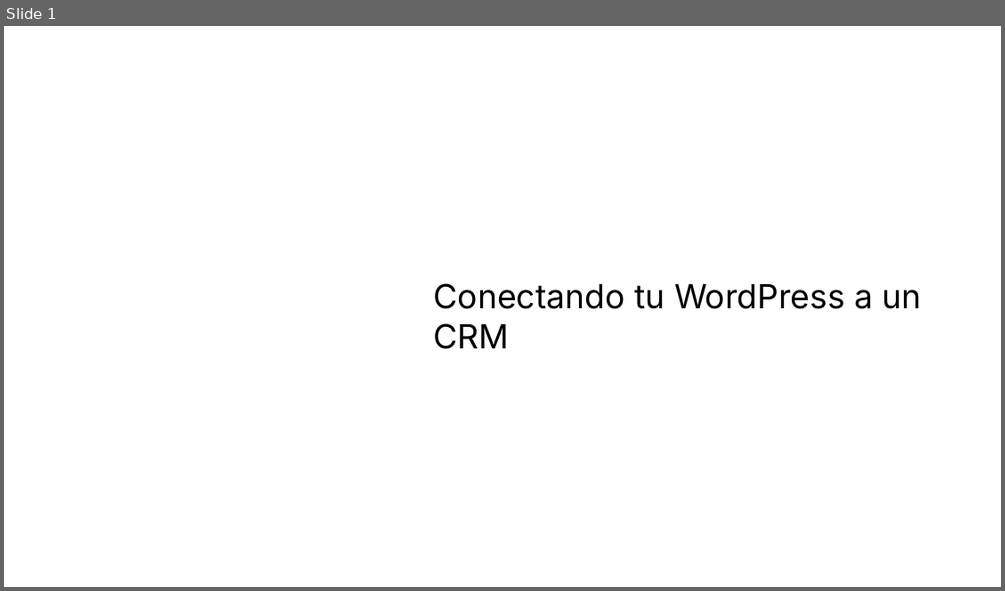
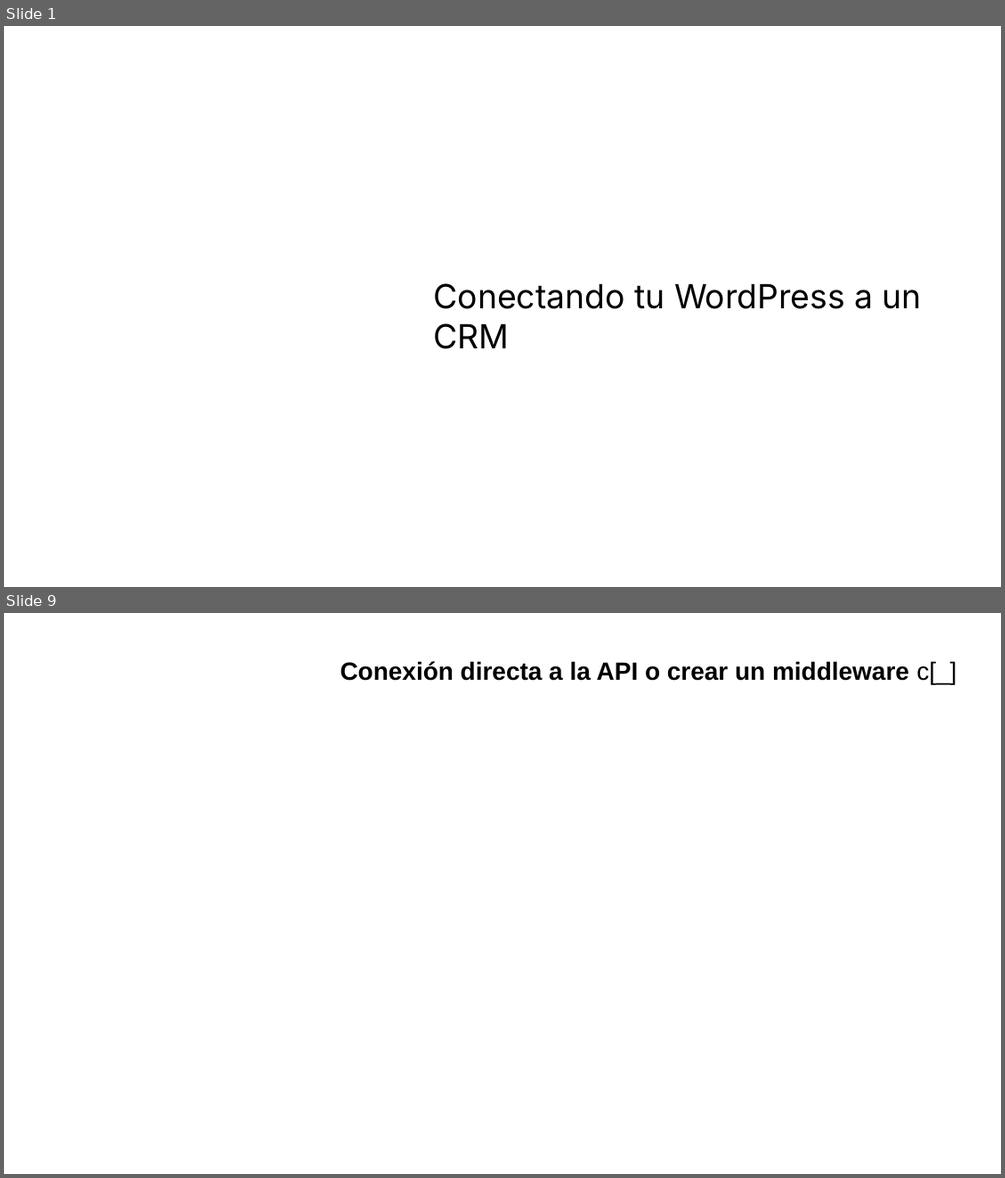
Before and after one commit to gwannon/WordCampBilbao2025, a slide deck: WCBIO25_Jorge-Monclus.pptx. Shown one above the other, each under a label of ours: slide 1 before the commit, slides 1 and 9 after it; the slides between them are not shown. The pictures are 1005x591 and 1005x1178 pixels, drawn with LibreOffice and Linux fonts; fonts in the diff are those of the drawing; background and template pictures are left out. Boxes give left, top, right and bottom in pixels: in the first picture for what was removed or moved away, otherwise in the second. Text is boxed around its words. In the diff, an @@ line names an element or a change of style, - is before the commit and + after.

```diff
--- a/WCBIO25_Jorge-Monclus.pptx
+++ b/WCBIO25_Jorge-Monclus.pptx
@@ slide 9 added at <box>4,613,1001,1174</box>, background picture (left out) @@
@@ title added at <box>340,661,956,684</box>, 18 pt, text #000000, bold @@
+Conexión directa a la API o crear un middleware c[_]
```
Also in this commit, not shown: 2 slides changed, 15 other slides added, 4 slides removed, 2 other files.
